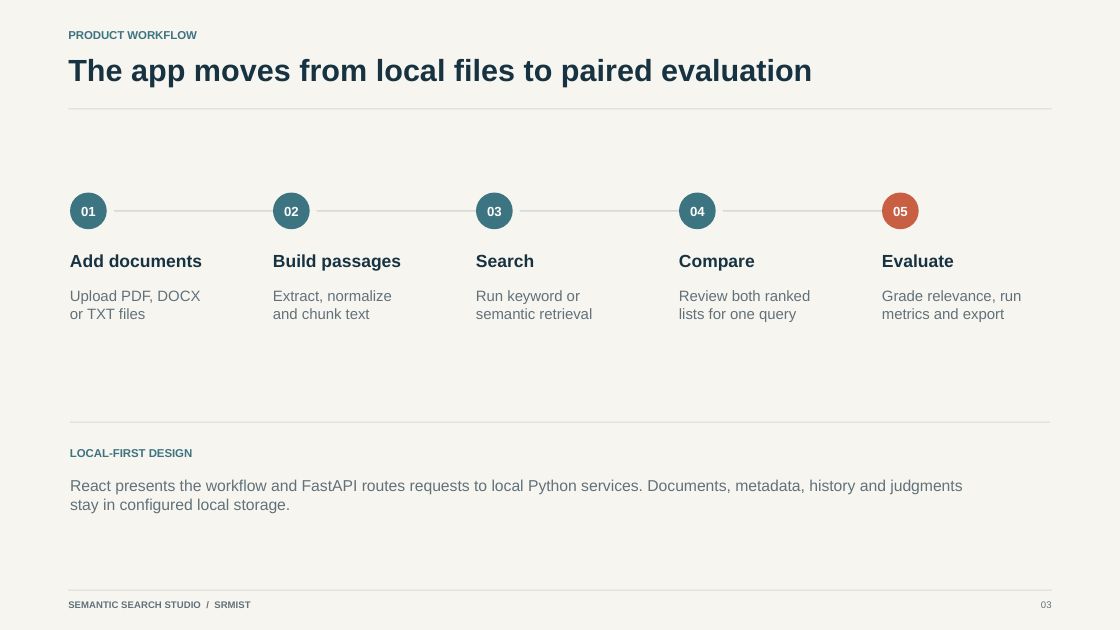
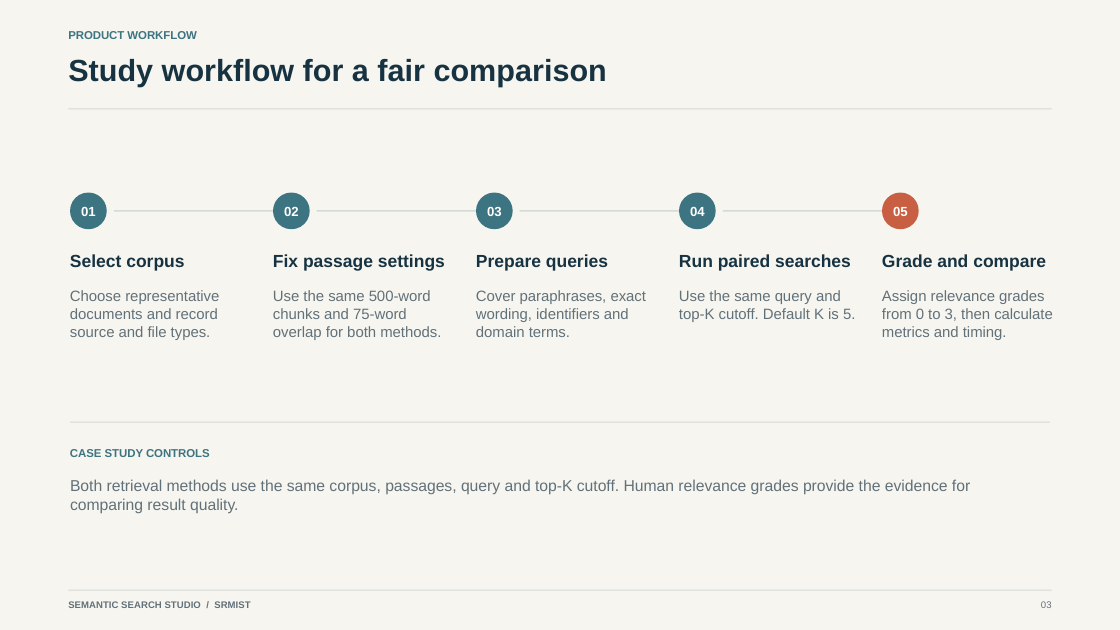
Before and after one commit to CzPhantom10/semantic-search-case-study, a slide deck: slide 3 of report/Semantic_Search_Studio_Technical_Presentation.pptx. Drawn at 1120x630 pixels with LibreOffice and Linux fonts; fonts in the diff are those of the drawing. Boxes give left, top, right and bottom in pixels: in the first picture for what was removed or moved away, otherwise in the second. Text is boxed around its words. In the diff, an @@ line names an element or a change of style, - is before the commit and + after.

Commit message:
Reframe presentation as a retrieval case study

```diff
--- a/report/Semantic_Search_Studio_Technical_Presentation.pptx
+++ b/report/Semantic_Search_Studio_Technical_Presentation.pptx
@@ text at [68,59,607,87]: text changed @@
-The app moves from local files to paired evaluation
+Study workflow for a fair comparison
@@ text at [70,254,184,271]: text changed @@
-Add documents
+Select corpus
@@ text at [273,254,445,271]: text changed @@
-Build passages
+Fix passage settings
@@ text at [476,254,608,271]: text changed @@
-Search
+Prepare queries
@@ text at [679,254,851,271]: text changed @@
-Compare
+Run paired searches
@@ text at [882,254,1046,271]: text changed @@
-Evaluate
+Grade and compare
@@ text at [70,290,219,340]: text changed @@
-Upload PDF, DOCX
-or TXT files
+Choose representative documents and record source and file types.
@@ text at [273,290,441,340]: text changed @@
-Extract, normalize
-and chunk text
+Use the same 500-word chunks and 75-word overlap for both methods.
@@ text at [476,290,647,337]: text changed @@
-Run keyword or
-semantic retrieval
+Cover paraphrases, exact wording, identifiers and domain terms.
@@ text at [679,290,855,322]: text changed @@
-Review both ranked
-lists for one query
+Use the same query and top-K cutoff. Default K is 5.
@@ text at [882,290,1053,340]: text changed @@
-Grade relevance, run
-metrics and export
+Assign relevance grades from 0 to 3, then calculate metrics and timing.
@@ text at [70,449,210,457]: text changed @@
-LOCAL-FIRST DESIGN
+CASE STUDY CONTROLS
@@ text at [70,479,970,513]: text changed @@
-React presents the workflow and FastAPI routes requests to local Python services. Documents, metadata, history and judgments stay in configured local storage.
+Both retrieval methods use the same corpus, passages, query and top-K cutoff. Human relevance grades provide the evidence for comparing result quality.
```
Also in this commit, not shown: 3 other slides changed.
